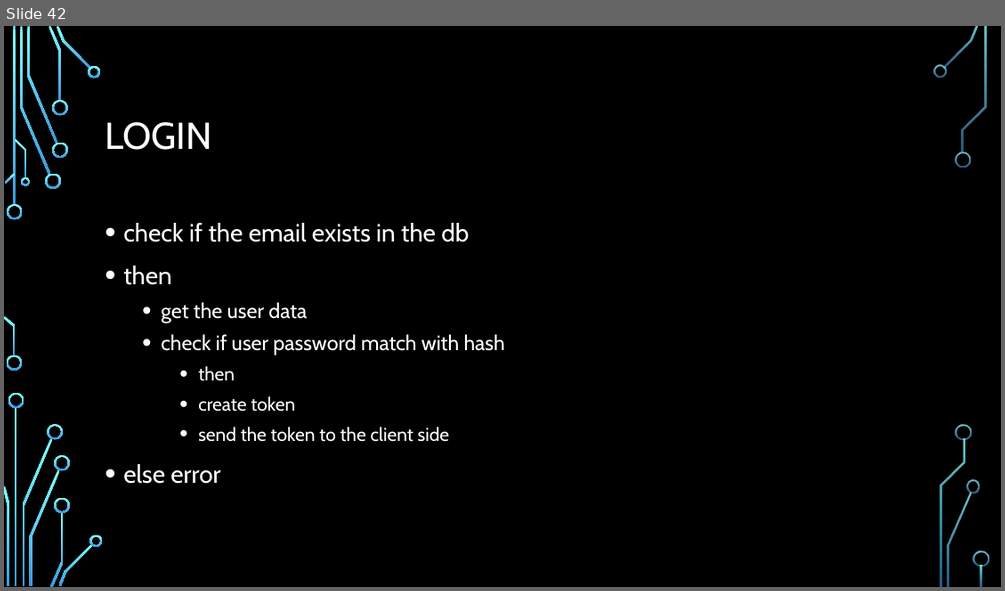
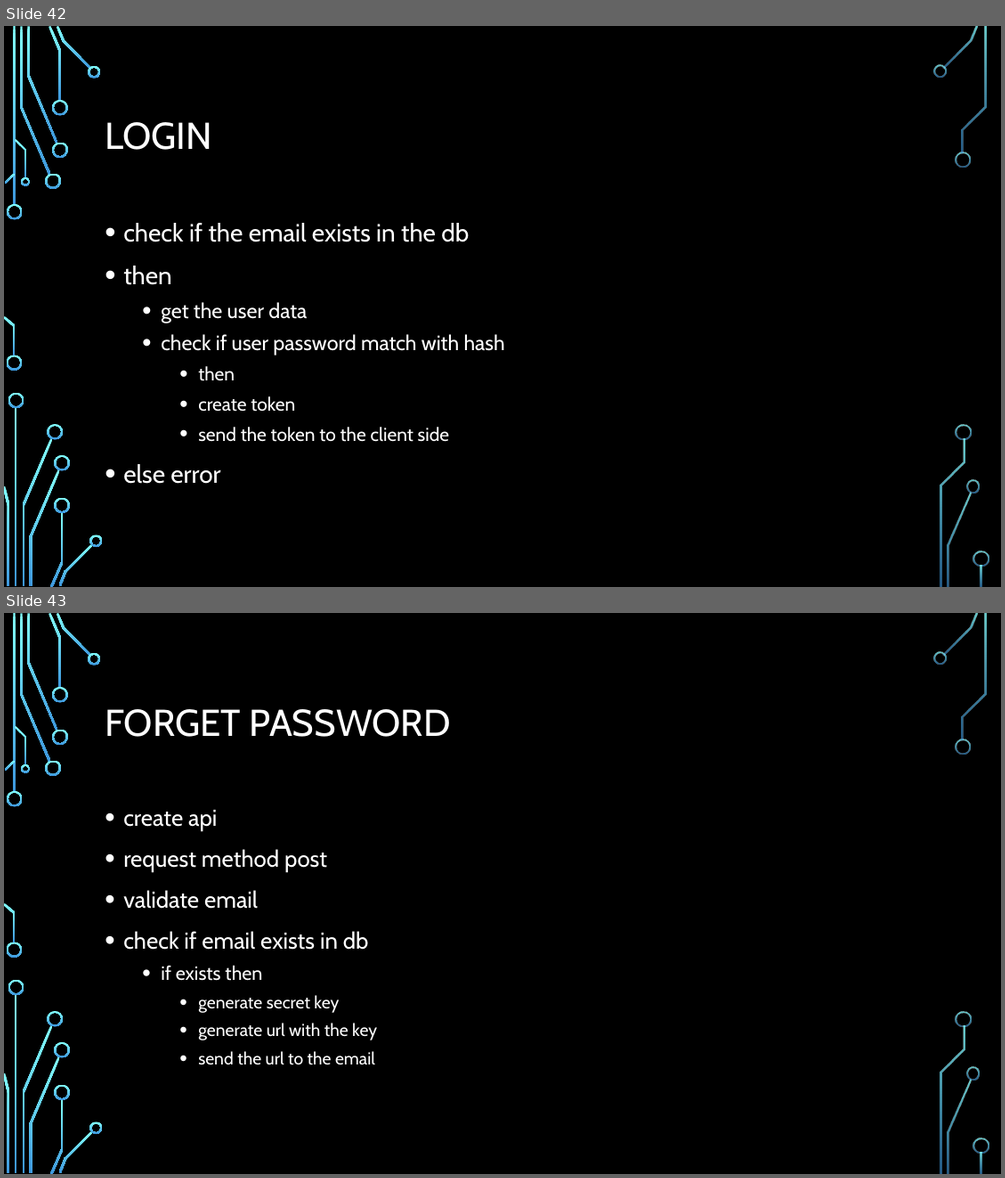
Before and after one commit to Rlss91/hu_morning_nodejs_W011121MR, a slide deck: docs/node js.pptx. Shown one above the other, each under a label of ours: slide 42 before the commit, slides 42 and 43 after it. The pictures are 1005x591 and 1005x1178 pixels, drawn with LibreOffice and Linux fonts; fonts in the diff are those of the drawing; background and template pictures are left out. Boxes give left, top, right and bottom in pixels: in the first picture for what was removed or moved away, otherwise in the second. Text is boxed around its words. In the diff, an @@ line names an element or a change of style, - is before the commit and + after.

Commit message:
forget password not finished

```diff
--- a/docs/node js.pptx
+++ b/docs/node js.pptx
@@ slide 43 added at bbox=[4, 613, 1001, 1174], background picture (left out); not listed: 36 template elements that a slide beside it also shows @@
@@ title added at bbox=[105, 709, 451, 737], 36 pt, text #FFFFFF @@
+FORGET PASSWORD
@@ text added at bbox=[123, 810, 377, 1065], 22.2 pt, text #FFFFFF @@
+• create api
+• request method post
+• validate email
+• check if email exists in db
+  • if exists then
+    • generate secret key
+    • generate url with the key
+    • send the url to the email
```
Also in this commit, not shown: 4 other files.
